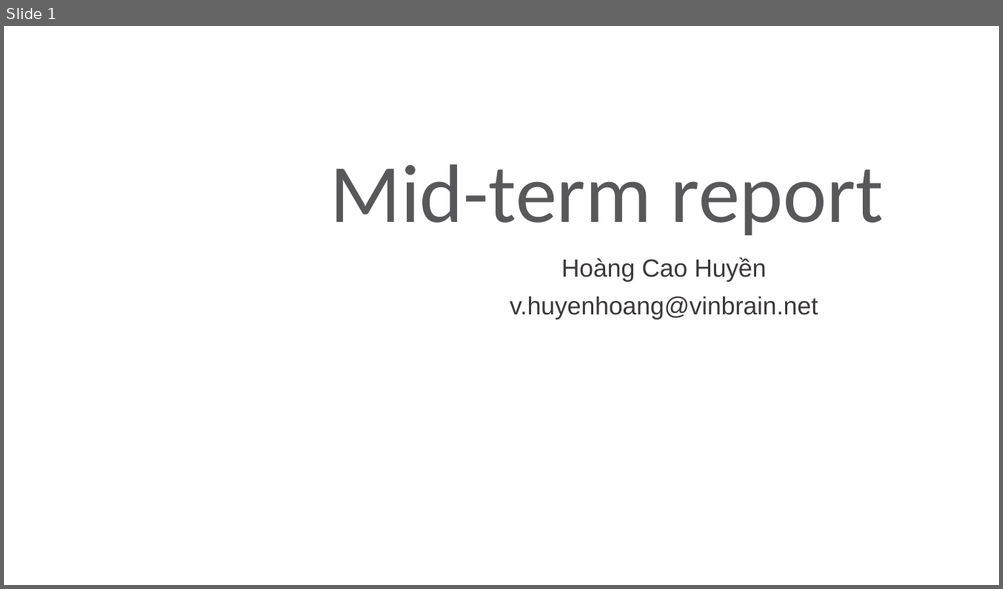
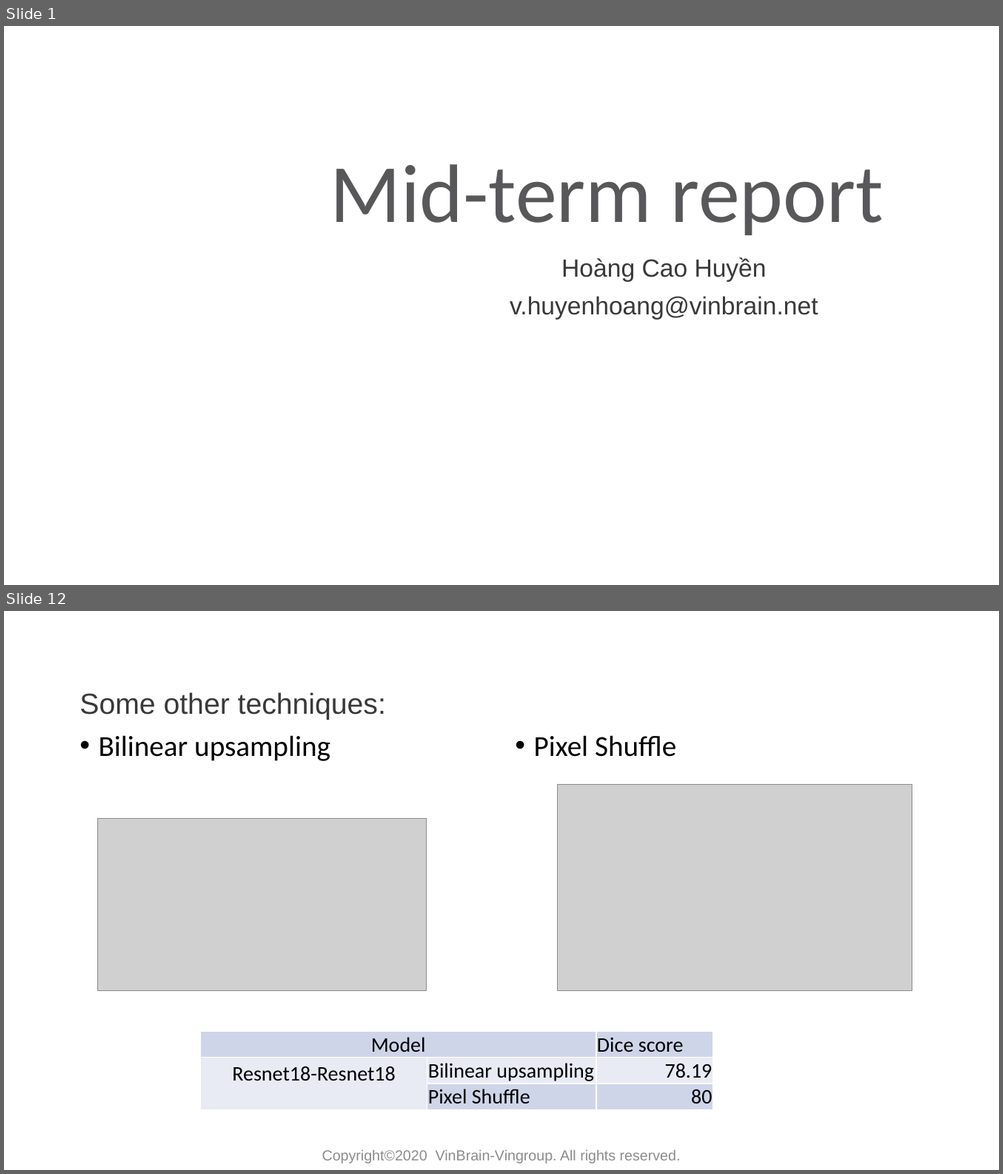
Before and after one commit to huyentls1114/vinbrain-internship, a slide deck: mid_term/mid_term.pptx. Shown one above the other, each under a label of ours: slide 1 before the commit, slides 1 and 12 after it; the slides between them are not shown. The pictures are 1003x589 and 1003x1174 pixels, drawn with LibreOffice and Linux fonts; fonts in the diff are those of the drawing; grey boxes stand for pictures; background and template pictures are left out. Boxes give left, top, right and bottom in pixels: in the first picture for what was removed or moved away, otherwise in the second. Text is boxed around its words. In the diff, an @@ line names an element or a change of style, - is before the commit and + after.

```diff
--- a/mid_term/mid_term.pptx
+++ b/mid_term/mid_term.pptx
@@ slide 12 added at <box>4,611,999,1170</box>, background #FFFFFF @@
@@ text added at <box>73,612,930,679</box>, 40 pt, text #FFFFFF @@
+Segmentation problem
@@ text added at <box>79,692,386,761</box>, 28 pt, text #3B3838 @@
+Some other techniques:
+• Bilinear upsampling
@@ title added at <box>79,701,496,741</box>, 40 pt, text #FFFFFF @@
+Segmentation problem
@@ text added at <box>534,735,676,757</box>, 28 pt, text #000000 @@
+• Pixel Shuffle
@@ picture added at <box>558,785,912,991</box> @@
@@ picture added at <box>98,819,427,991</box> @@
@@ table added at <box>200,1032,712,1109</box>, 3 rows, 3 columns @@
+Model |  | Dice score
+Resnet18-Resnet18 | Bilinear upsampling | 78.19
+ | Pixel Shuffle | 80
@@ text added at <box>322,1150,680,1164</box>, 14 pt, text #8C8C8C @@
+Copyright©2020 VinBrain-Vingroup. All rights reserved.
```
Also in this commit, not shown: 8 slides changed, 5 other slides added, 2 other files.
